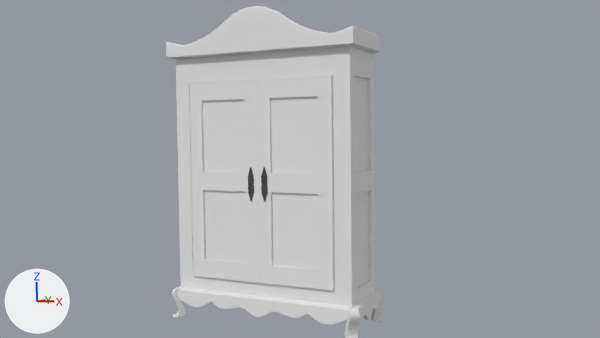
The Blender file Assets/models/floor_2/bedroom_sw/wardrobe04/wardrobe04.blend, before and after one commit.
Rendered twice from the file's camera 'Camera'. The lights are fixed; the arrows at lower left show +X, +Y and +Z.

The scene before the commit, as lines of its bpy script (objects in view):
```python
ob_door_hardware_left = bpy.data.objects.new('door_hardware_left', me_plane_005)
ob_door_hardware_left.location = (0.0, -0.472, 1.948)
ob_door_hardware_left.rotation_euler = (1.571, 0.0, 0.0)  # degrees (90, 0, 0)
ob_door_hardware_left.scale = (0.0967, 0.249, 0.324)
ob_door_hardware_right = bpy.data.objects.new('door_hardware_right', me_plane_003)
ob_door_hardware_right.location = (0.0, -0.472, 1.948)
ob_door_hardware_right.rotation_euler = (1.571, 0.0, 0.0)  # degrees (90, 0, 0)
ob_door_hardware_right.scale = (0.0967, 0.249, 0.324)
ob_door_left = bpy.data.objects.new('door_left', me_cube_002)
ob_door_left.location = (-1.084, -0.436, 1.986)
ob_door_left.scale = (0.542, 0.0228, 1.38)
ob_door_right = bpy.data.objects.new('door_right', me_cube_004)
ob_door_right.location = (1.092, -0.436, 1.986)
ob_door_right.scale = (0.542, 0.0228, 1.38)
ob_legs = bpy.data.objects.new('legs', me_plane_002)
ob_legs.parent = ob_wardrobe
ob_legs.location = (0.0, 0.00112, 0.429)
ob_legs.rotation_euler = (1.571, 1.571, 0.0)  # degrees (90, 90, 0)
ob_legs.scale = (0.184, 1.0, 0.632)
ob_molding_top = bpy.data.objects.new('molding_top', me_plane_001)
ob_molding_top.parent = ob_wardrobe
ob_molding_top.location = (0.0, -0.979, 7.352)
ob_molding_top.rotation_euler = (1.571, 0.0, 0.0)  # degrees (90, 0, 0)
ob_molding_top.scale = (2.61, 0.508, 1.0)
ob_wardrobe = bpy.data.objects.new('wardrobe', None)
ob_wardrobe.location = (0.0, 0.0, 0.0)
ob_wardrobe.scale = (0.542, 0.542, 0.542)
# also in view: 'base' at (0.0, 0.0, 2.05); 'trim_top' at (0.0, -0.05, 3.7); 'trim_bottom' at (0.0, -0.05, 0.42); 'molding_bottom_front' at (0.0, -0.49, 0.28)
```
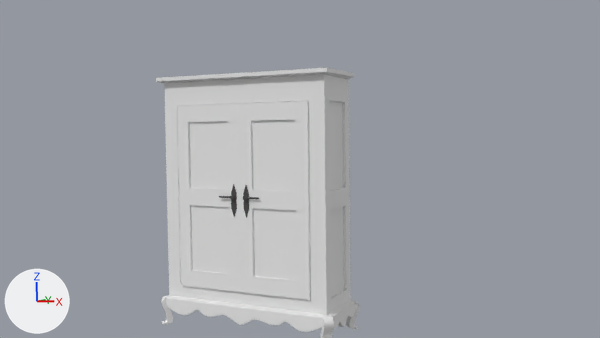
ob_wardrobe is not drawn itself; it is the parent of ob_interior, ob_base, ob_legs, ob_molding_top, ob_molding_bottom_left, ob_molding_bottom_right, ob_molding_bottom_front, ob_trim_bottom.

Where the newer file only moved an object's origin or applied its transform, the numbers keep the older frame.

Changed parts and their boxes (x1, y1, x2, y2) in the pictures (600 x 338 px):
'base', moved, rescaled (6% narrower, 8% shorter): before (176, 47, 375, 308); after (164, 75, 350, 316)
'door_right', moved, rescaled (8% narrower, 7% shorter): before (256, 76, 334, 291); after (239, 101, 311, 300)
'door_left', moved, rescaled (8% narrower, 7% shorter): before (189, 80, 260, 283); after (177, 103, 242, 292)
'molding_top', deleted: before (166, 6, 380, 58)
'molding_bottom_front', moved, rescaled (8% narrower): before (178, 290, 348, 325); after (166, 298, 323, 332)
'trim_top', moved, rescaled: before (170, 44, 379, 60); after (156, 68, 354, 84)
'trim_bottom', moved, rescaled (7% narrower): before (179, 286, 379, 310); after (168, 295, 354, 318)
'legs', moved, rescaled: before (172, 287, 385, 338); after (161, 296, 359, 338)
'molding_bottom_right', moved, rescaled: before (358, 294, 381, 322); after (332, 302, 355, 329)
'interior', moved, rescaled: before (202, 76, 316, 83); after (178, 101, 291, 106)
'handle_right', added: after (243, 196, 259, 200)
'handle_left', added: after (219, 196, 234, 199)
part 1 of me_plane_005, deleted: before (248, 167, 254, 202)
part 2 of me_plane_005, added: after (231, 184, 237, 217)
part 3 of me_plane_003, deleted: before (261, 167, 268, 202)
part 4 of me_plane_003, added: after (243, 185, 249, 218)

The change, as a list of edits to the scene's bpy script:
```text
Change me_plane_005:
    used by ob_door_hardware_left; location = (0.0, -0.472, 1.948); rotation_euler = (1.571, 0.0, 0.0), in degrees (90, 0, 0); scale = (0.0967, 0.249, 0.324)
    remove me_plane_005.from_pydata(...)  # 138 vertices, 136 faces; spans x -1.6..-0.55, y -0.99..0.99, z -0.04..-0.01
    add me_plane_005.from_pydata(...)  # 138 vertices, 136 faces; spans x -1.95..-1.01, y -1.63..0.15, z 1.1..1.13
    me_plane_005 part 1: 138 vertices removed from x -1.6..-0.55, y -0.99..0.99, z -0.04..-0.01
    me_plane_005 part 2: 138 vertices added at x -1.95..-1.01, y -1.63..0.15, z 1.1..1.13
Change me_plane_003:
    used by ob_door_hardware_right; location = (0.0, -0.472, 1.948); rotation_euler = (1.571, 0.0, 0.0), in degrees (90, 0, 0); scale = (0.0967, 0.249, 0.324)
    remove me_plane_003.from_pydata(...)  # 138 vertices, 136 faces; spans x 0.55..1.6, y -0.99..0.99, z -0.04..-0.01
    add me_plane_003.from_pydata(...)  # 138 vertices, 136 faces; spans x -0.02..0.93, y -1.63..0.15, z 1.1..1.13
    me_plane_003 part 3: 138 vertices removed from x 0.55..1.6, y -0.99..0.99, z -0.04..-0.01
    me_plane_003 part 4: 138 vertices added at x -0.02..0.93, y -1.63..0.15, z 1.1..1.13
Add me_cube_006:
    me_cube_006.from_pydata(...)  # 40 vertices, 38 faces; spans x 3.01..13.17, y -2.19..-0.19, z -1.0..1.0
    me_cube_006.materials.append(mat_wardrobe04_metal)  # its picture is missing
Add me_cylinder_001:
    me_cylinder_001.from_pydata(...)  # 32 vertices, 16 faces; spans x -7.83..-5.83, y -1.0..1.0, z -1.0..1.0
    me_cylinder_001.polygons.foreach_set('use_smooth', [True] * 16)
    me_cylinder_001.materials.append(mat_wardrobe04_metal)  # its picture is missing
Add me_cube_007:
    me_cube_007.from_pydata(...)  # 40 vertices, 38 faces; spans x -13.17..-3.01, y -2.19..-0.19, z -1.0..1.0
    me_cube_007.materials.append(mat_wardrobe04_metal)  # its picture is missing
Change ob_door_left:
    ob_door_left.location: (-1.084, -0.436, 1.986) -> (-1.025, -0.809, 1.798)
    ob_door_left.scale: (0.542, 0.0228, 1.38) -> (0.488, 0.0205, 1.24)
Change ob_door_right:
    ob_door_right.location: (1.092, -0.436, 1.986) -> (0.933, -0.809, 1.798)
    ob_door_right.scale: (0.542, 0.0228, 1.38) -> (0.488, 0.0205, 1.24)
Remove ob_molding_top:
    ob_molding_top = bpy.data.objects.new('molding_top', me_plane_001)
    ob_molding_top.parent = ob_wardrobe
    ob_molding_top.location = (0.0, -0.979, 7.352)
    ob_molding_top.rotation_euler = (1.571, 0.0, 0.0)  # degrees (90, 0, 0)
    ob_molding_top.scale = (2.61, 0.508, 1.0)
Change ob_wardrobe:
    ob_wardrobe.location: (0.0, 0.0, 0.0) -> (-0.0495, -0.416, 0.0108)
    ob_wardrobe.scale: (0.542, 0.542, 0.542) -> (0.488, 0.488, 0.488)
Add ob_handle_right:
    ob_handle_right = bpy.data.objects.new('handle_right', me_cube_006)
    ob_handle_right.location = (-0.049, -0.853, 1.809)
    ob_handle_right.scale = (0.0231, 0.0127, 0.0231)
    _m = ob_handle_right.modifiers.new('Subsurf', 'SUBSURF')
    _m.levels = 2
Add ob_shaft_keft:
    ob_shaft_keft = bpy.data.objects.new('shaft_keft', me_cylinder_001)
    ob_shaft_keft.location = (-0.049, -0.853, 1.809)
    ob_shaft_keft.rotation_euler = (1.571, 0.0, 0.0)  # degrees (90, 0, 0)
    ob_shaft_keft.scale = (0.0137, 0.0137, 0.0167)
Add ob_handle_left:
    ob_handle_left = bpy.data.objects.new('handle_left', me_cube_007)
    ob_handle_left.location = (-0.049, -0.853, 1.809)
    ob_handle_left.scale = (0.0231, 0.0127, 0.0231)
    _m = ob_handle_left.modifiers.new('Subsurf', 'SUBSURF')
    _m.levels = 2
```
